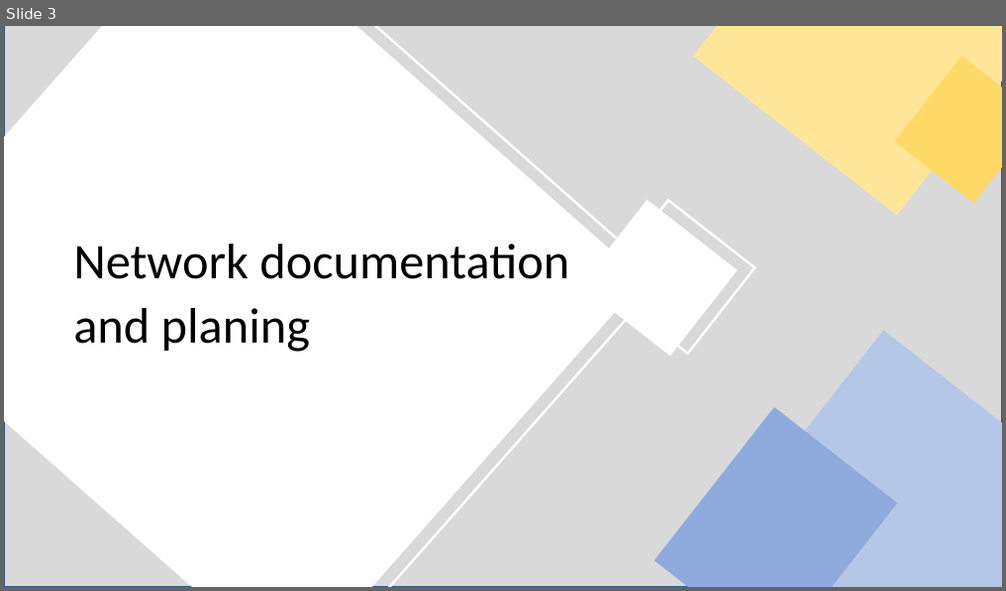
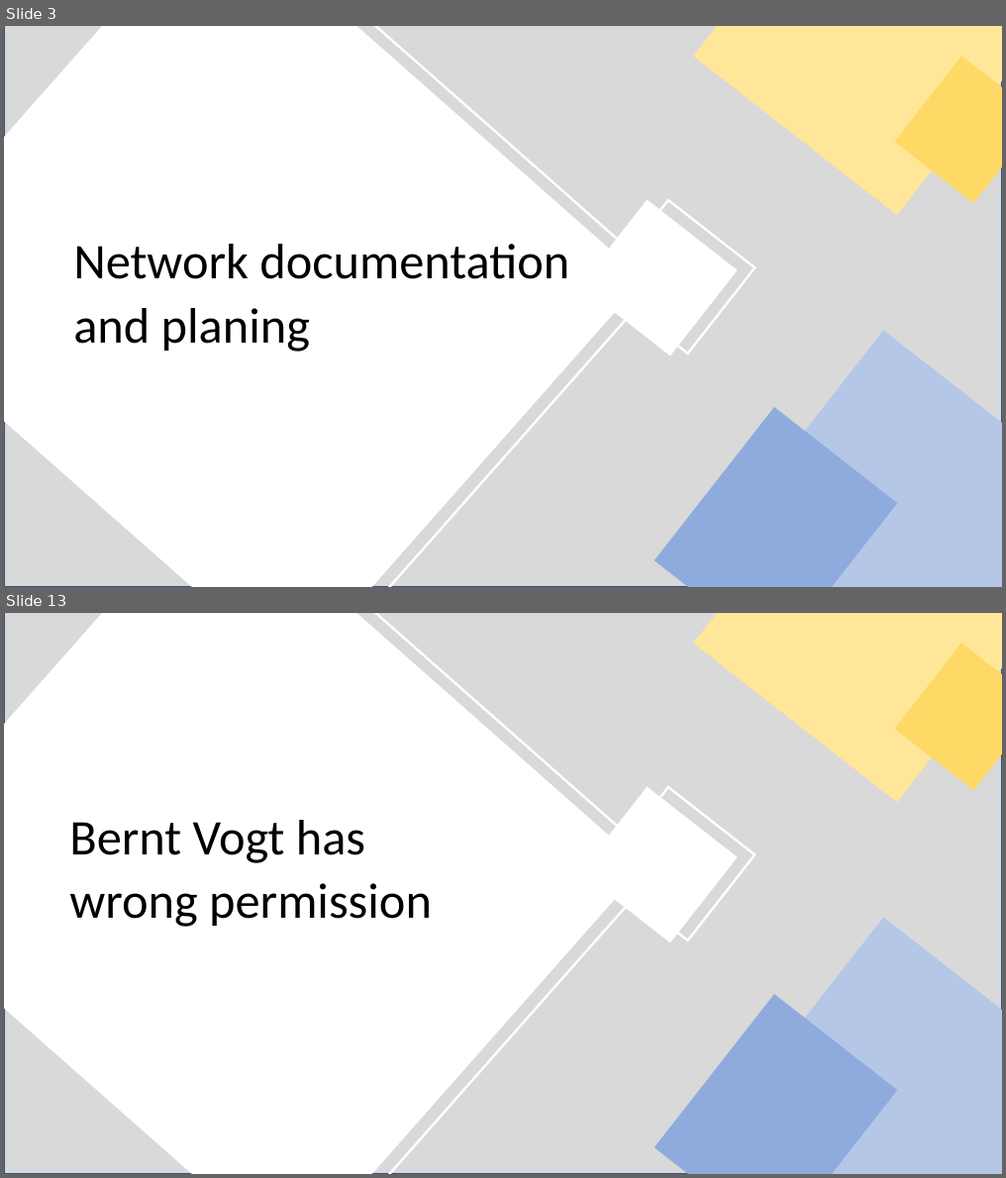
Before and after one commit to Rawezhham176/Learnfeld-3, a slide deck: IT- Clients in Netzwerk einbinden.pptx. Shown one above the other, each under a label of ours: slide 3 before the commit, slides 3 and 13 after it; the slides between them are not shown. The pictures are 1006x591 and 1006x1178 pixels, drawn with LibreOffice and Linux fonts; fonts in the diff are those of the drawing. Boxes give left, top, right and bottom in pixels: in the first picture for what was removed or moved away, otherwise in the second. Text is boxed around its words. In the diff, an @@ line names an element or a change of style, - is before the commit and + after.

```diff
--- a/IT- Clients in Netzwerk einbinden.pptx
+++ b/IT- Clients in Netzwerk einbinden.pptx
@@ slide 13 added at [4, 613, 1002, 1174], background #FFFFFF @@
@@ rectangle added at [4, 613, 1002, 1174], fill #D9D9D9, outline #325491 1 pt @@
@@ rectangle added at [4, 613, 644, 1174], fill #FFFFFF @@
@@ rectangle added at [4, 613, 662, 1174], outline #FFFFFF 2.25 pt @@
@@ rectangle added at [694, 613, 1002, 802], fill #FFE699 @@
@@ rectangle added at [895, 644, 1002, 791], fill #FFD966 @@
@@ rectangle added at [580, 787, 738, 943], fill #FFFFFF @@
@@ rectangle added at [601, 787, 754, 941], outline #FFFFFF 2.25 pt @@
@@ text added at [69, 820, 432, 927], 48 pt, text #000000 @@
+Bernt Vogt has wrong permission
@@ rectangle added at [730, 918, 1002, 1174], fill #B4C7E7 @@
@@ rectangle added at [654, 994, 897, 1174], fill #8FAADC @@
```
Also in this commit, not shown: 2 slides changed, 12 other slides added, 1 slide removed, 1 other file.
